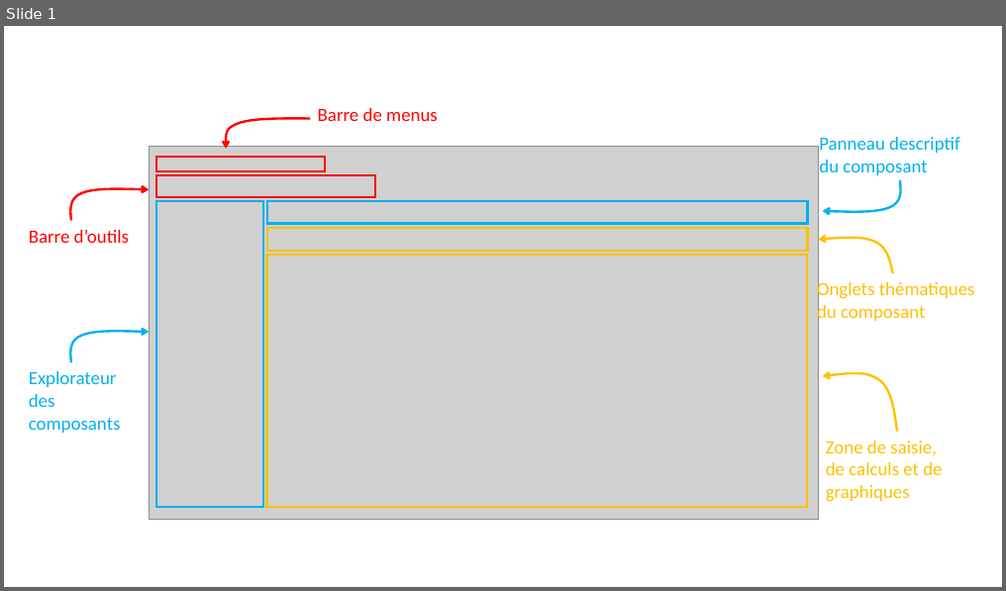
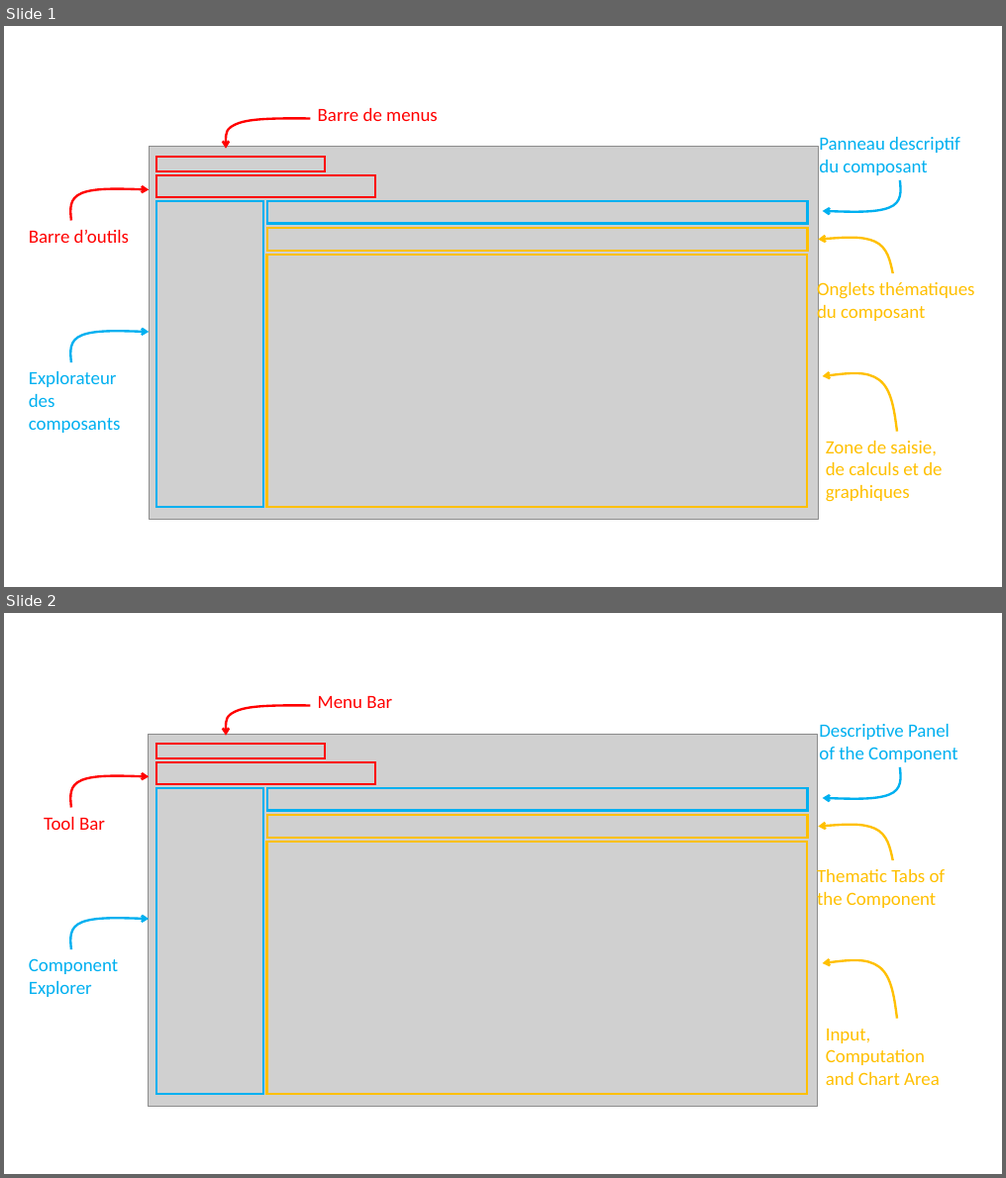
Before and after one commit to BaRatin-tools/BaRatin-tools.github.io, a slide deck: content/doc/BaRatinAGE/02_mainFrame/MainFrame.fr.pptx. Shown one above the other, each under a label of ours: slide 1 before the commit, slides 1 and 2 after it. The pictures are 1006x591 and 1006x1178 pixels, drawn with LibreOffice and Linux fonts; fonts in the diff are those of the drawing; grey boxes stand for pictures. Boxes give left, top, right and bottom in pixels: in the first picture for what was removed or moved away, otherwise in the second. Text is boxed around its words. In the diff, an @@ line names an element or a change of style, - is before the commit and + after.

```diff
--- a/content/doc/BaRatinAGE/02_mainFrame/MainFrame.fr.pptx
+++ b/content/doc/BaRatinAGE/02_mainFrame/MainFrame.fr.pptx
@@ slide 2 added at [4,613,1002,1174], background #FFFFFF @@
@@ text added at [318,696,392,708], 18 pt, text #FF0000 @@
+Menu Bar
@@ freeform shape added at [226,706,310,736], outline #FF0000 2.25 pt @@
@@ text added at [819,724,957,762], 18 pt, text #00B0F0 @@
+Descriptive Panel of the Component
@@ picture added at [148,734,817,1107] @@
@@ rectangle added at [156,744,325,759], outline #FF0000 2.25 pt @@
@@ freeform shape added at [70,776,149,808], outline #FF0000 2.25 pt @@
@@ rectangle added at [156,761,375,784], outline #FF0000 2.25 pt @@
@@ rectangle added at [156,788,263,1094], outline #00B0F0 2.25 pt @@
@@ rectangle added at [267,788,807,811], outline #00B0F0 2.25 pt @@
@@ freeform shape added at [823,767,900,799], outline #00B0F0 2.25 pt @@
@@ text added at [44,817,105,830], 18 pt, text #FF0000 @@
+Tool Bar
@@ rectangle added at [267,815,807,838], outline #FFC000 2.25 pt @@
@@ rectangle added at [266,842,807,1094], outline #FFC000 2.25 pt @@
@@ freeform shape added at [819,825,893,861], outline #FFC000 2.25 pt @@
@@ text added at [817,867,945,910], 18 pt, text #FFC000 @@
+Thematic Tabs of the Component
@@ freeform shape added at [70,919,149,950], outline #00B0F0 2.25 pt @@
@@ text added at [29,959,118,997], 18 pt, text #00B0F0 @@
+Component Explorer
@@ freeform shape added at [823,961,897,1019], outline #FFC000 2.25 pt @@
@@ text added at [826,1029,940,1085], 18 pt, text #FFC000 @@
+Input, Computation and Chart Area
```
Also in this commit, not shown: 2 other files.
